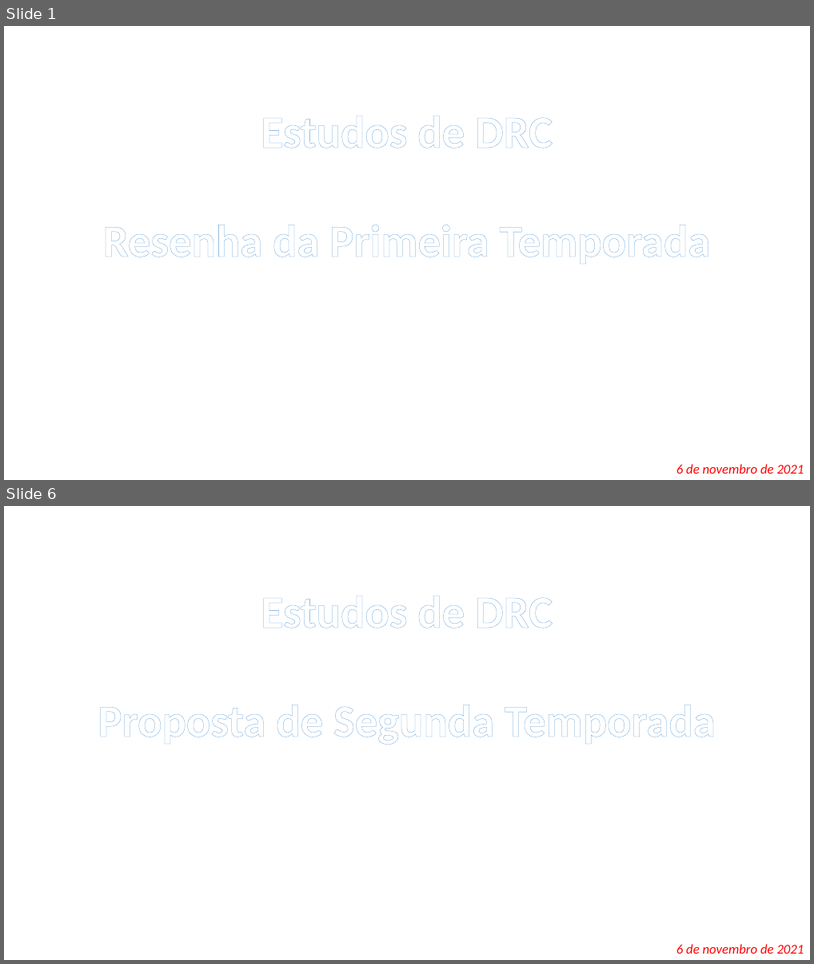
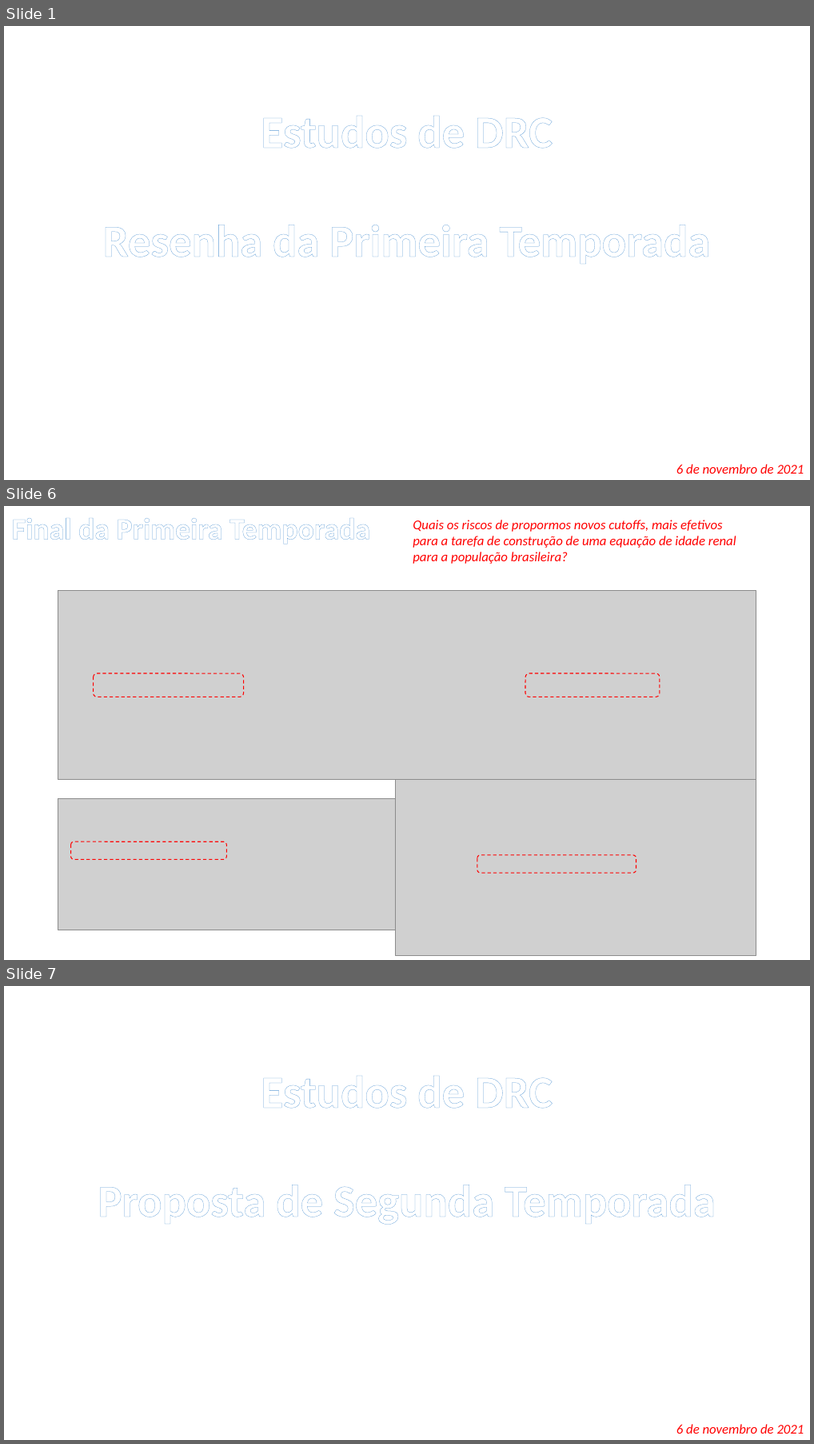
Before and after one commit to andreplima/collabSergio, a slide deck: support/Proposta de Trabalho.pptx. Shown one above the other, each under a label of ours: slides 1 and 6 before the commit, slides 1, 6 and 7 after it; the slides between them are not shown. The pictures are 814x964 and 814x1444 pixels, drawn with LibreOffice and Linux fonts; fonts in the diff are those of the drawing; grey boxes stand for pictures. Boxes give left, top, right and bottom in pixels: in the first picture for what was removed or moved away, otherwise in the second. Text is boxed around its words. In the diff, an @@ line names an element or a change of style, - is before the commit and + after.

```diff
--- a/support/Proposta de Trabalho.pptx
+++ b/support/Proposta de Trabalho.pptx
@@ slide 6 added at box(4, 506, 810, 960), background #FFFFFF @@
@@ text added at box(12, 518, 370, 544), 36 pt, text pattern #9DC3E6 on #FFFFFF, bold @@
+Final da Primeira Temporada
@@ text added at box(413, 520, 737, 564), 16 pt, text #FF0000, italic @@
+Quais os riscos de propormos novos cutoffs, mais efetivos para a tarefa de construção de uma equação de idade renal para a população brasileira?
@@ picture added at box(58, 590, 756, 779) @@
@@ rounded rectangle added at box(94, 673, 244, 697), outline #FF0000 1 pt dashed @@
@@ rounded rectangle added at box(526, 673, 660, 697), outline #FF0000 1 pt dashed @@
@@ picture added at box(395, 746, 757, 956) @@
@@ picture added at box(58, 799, 395, 929) @@
@@ rounded rectangle added at box(71, 842, 227, 860), outline #FF0000 1 pt dashed @@
@@ rounded rectangle added at box(478, 855, 637, 872), outline #FF0000 1 pt dashed @@
@@ what was slide 6 is now slide 7 @@
```
Also in this commit, not shown: 11 slides changed, 1 other slide added, 1 slide removed, 4 other files.
